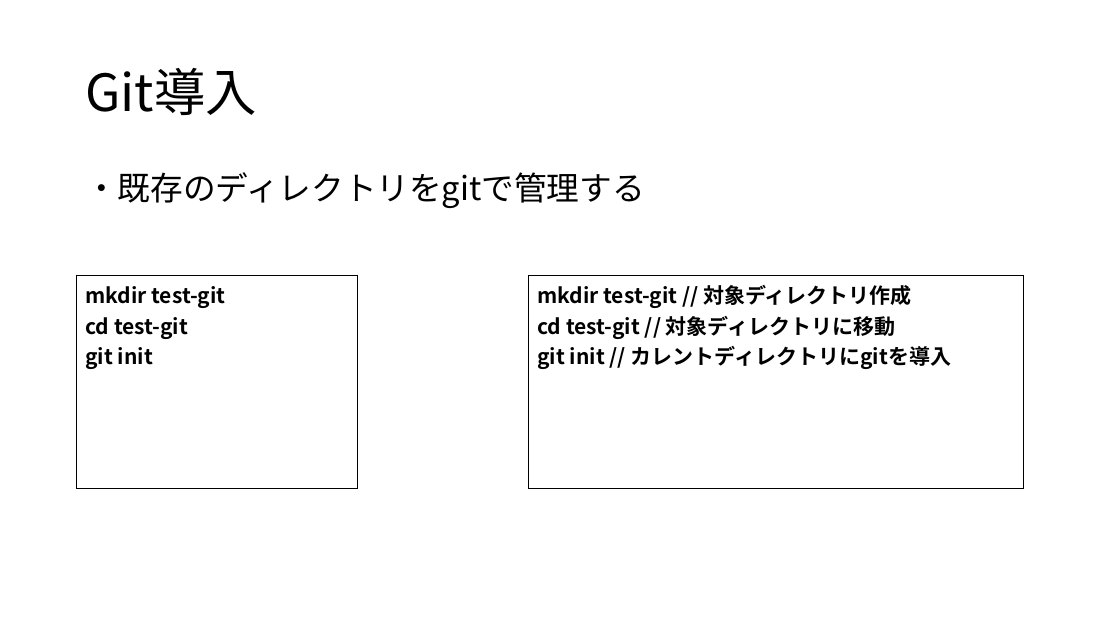
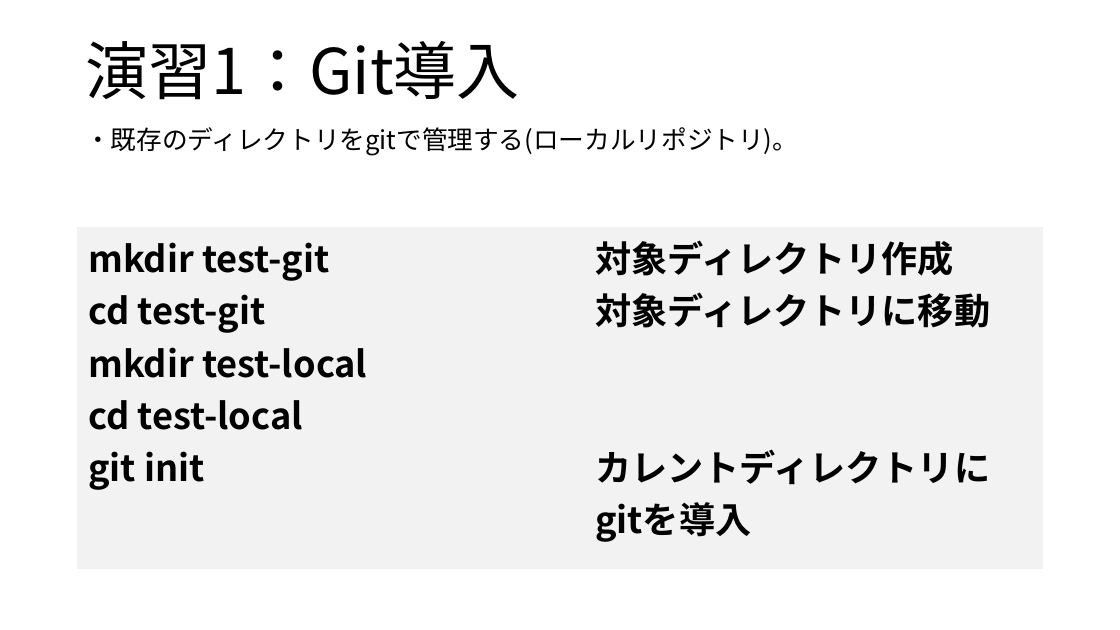
Before and after one commit to maru0519/git-edu, a slide deck: slide 14 of siryou.pptx (slide 13 before the commit). Drawn at 1120x630 pixels with LibreOffice and Linux fonts; fonts in the diff are those of the drawing. Boxes give left, top, right and bottom in pixels: in the first picture for what was removed or moved away, otherwise in the second. Text is boxed around its words. In the diff, an @@ line names an element or a change of style, - is before the commit and + after.

```diff
--- a/siryou.pptx
+++ b/siryou.pptx
@@ title "演習1：Git導入" at (x1=85, y1=41, x2=519, y2=100): vertical alignment middle to bottom @@
@@ title at (x1=85, y1=41, x2=519, y2=100): text changed; size 44 to 54 pt @@
-Git導入
+演習1：Git導入
@@ text at (x1=85, y1=127, x2=798, y2=155): text changed; size 28 to 22 pt @@
-・既存のディレクトリをgitで管理する
+・既存のディレクトリをgitで管理する(ローカルリポジトリ)。
@@ table at (x1=77, y1=228, x2=1044, y2=546) @@
-column 1: mkdir test-git // 対象ディレクトリ作成 / cd test-git // 対象ディレクトリに移動 / git init // カレントディレクトリにgitを導入
+column 1: mkdir test-git / cd test-git / mkdir test-local / cd test-local / git init
+column 2: 対象ディレクトリ作成 / 対象ディレクトリに移動 / カレントディレクトリにgitを導入
@@ table resized from (x1=529, y1=276, x2=1024, y2=489) to (x1=77, y1=228, x2=1044, y2=546) @@
@@ table removed at (x1=77, y1=276, x2=358, y2=489), 1 rows, 1 columns @@
-mkdir test-git / cd test-git / git init
```
Also in this commit, not shown: 16 other slides changed, 16 slides added, 1 slide removed, 1 other file.
